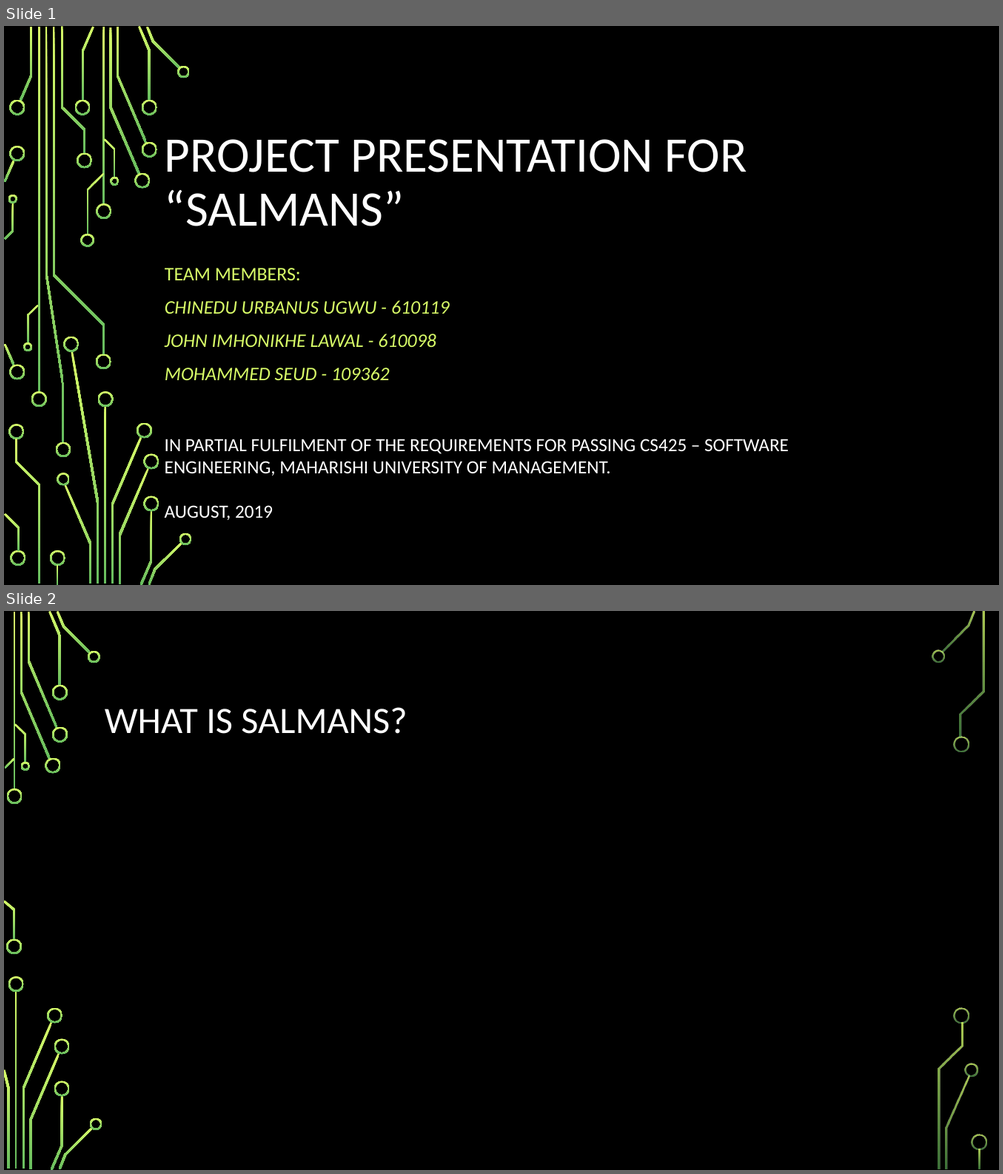
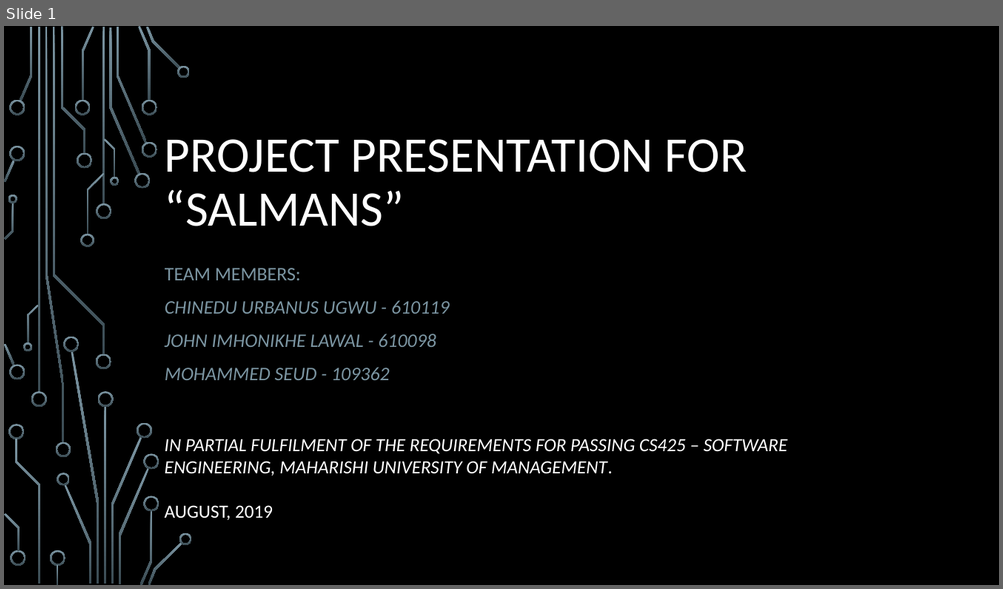
Before and after one commit to JohnLawal/SALMANS, a slide deck: Technical Documentation/projectpresentation.pptx. Shown one above the other, each under a label of ours: slides 1 and 2 before the commit, slide 1 after it. The pictures are 1003x1174 and 1003x589 pixels, drawn with LibreOffice and Linux fonts; fonts in the diff are those of the drawing; background and template pictures are left out. Boxes give left, top, right and bottom in pixels: in the first picture for what was removed or moved away, otherwise in the second. Text is boxed around its words. In the diff, an @@ line names an element or a change of style, - is before the commit and + after.

```diff
--- a/Technical Documentation/projectpresentation.pptx
+++ b/Technical Documentation/projectpresentation.pptx
@@ slide 2 removed at (4, 611, 999, 1170), background picture (left out) @@
@@ title removed at (105, 707, 407, 734) @@
-WHAT IS SALMANS?
@@ group removed at (4, 611, 987, 1170): 33 freeform shapes, 3 rectangles @@
@@ slide 1 changed as well @@
@@ fill gradient #D8FC68 to #66BD5F to gradient #7C96A3 to #3B4C54 in 54 elements at (96, 204, 111, 219), (96, 355, 111, 370), (37, 27, 40, 392), (31, 392, 46, 407), (20, 27, 32, 101), (109, 27, 140, 175), (134, 173, 151, 189), (116, 27, 148, 143), (138, 26, 151, 101), (142, 141, 157, 157), (142, 100, 157, 116), (147, 27, 181, 69), (177, 65, 190, 78), (82, 27, 94, 101), (75, 100, 91, 116), (77, 153, 92, 169), (65, 485, 92, 584), (57, 473, 70, 486), (9, 100, 25, 116), (4, 344, 15, 366), (9, 365, 25, 380), (4, 160, 15, 183), (9, 146, 25, 162), (61, 27, 86, 153), (8, 424, 24, 440), (15, 439, 40, 583), (50, 551, 65, 566), (57, 565, 59, 585), (10, 551, 25, 566), (4, 514, 20, 552), (87, 173, 104, 235), (81, 234, 94, 247), (53, 27, 105, 355), (104, 138, 116, 178), (110, 177, 119, 186), (27, 305, 39, 344), (23, 343, 32, 352), (5, 203, 14, 239), (8, 195, 17, 204), (104, 406, 106, 585), (111, 437, 142, 584), (98, 392, 114, 407), (71, 352, 99, 585), (64, 336, 79, 352), (136, 423, 153, 439), (119, 469, 150, 585), (140, 511, 153, 585), (144, 454, 159, 470), (144, 496, 159, 511), (148, 543, 182, 585), (179, 534, 192, 545), (45, 27, 65, 443), (56, 443, 71, 457), (102, 27, 105, 205) @@
@@ subtitle "TEAM MEMBERS:" at (165, 268, 449, 380): text colour #D8FC68 to #7C96A3 @@
@@ text at (165, 439, 788, 476): italic on in "IN PARTIAL FULFILMENT OF THE REQUIREMENTS FOR ..." @@
```
Also in this commit, not shown: 4 slides added, 1 other slide removed, 3 other files.
